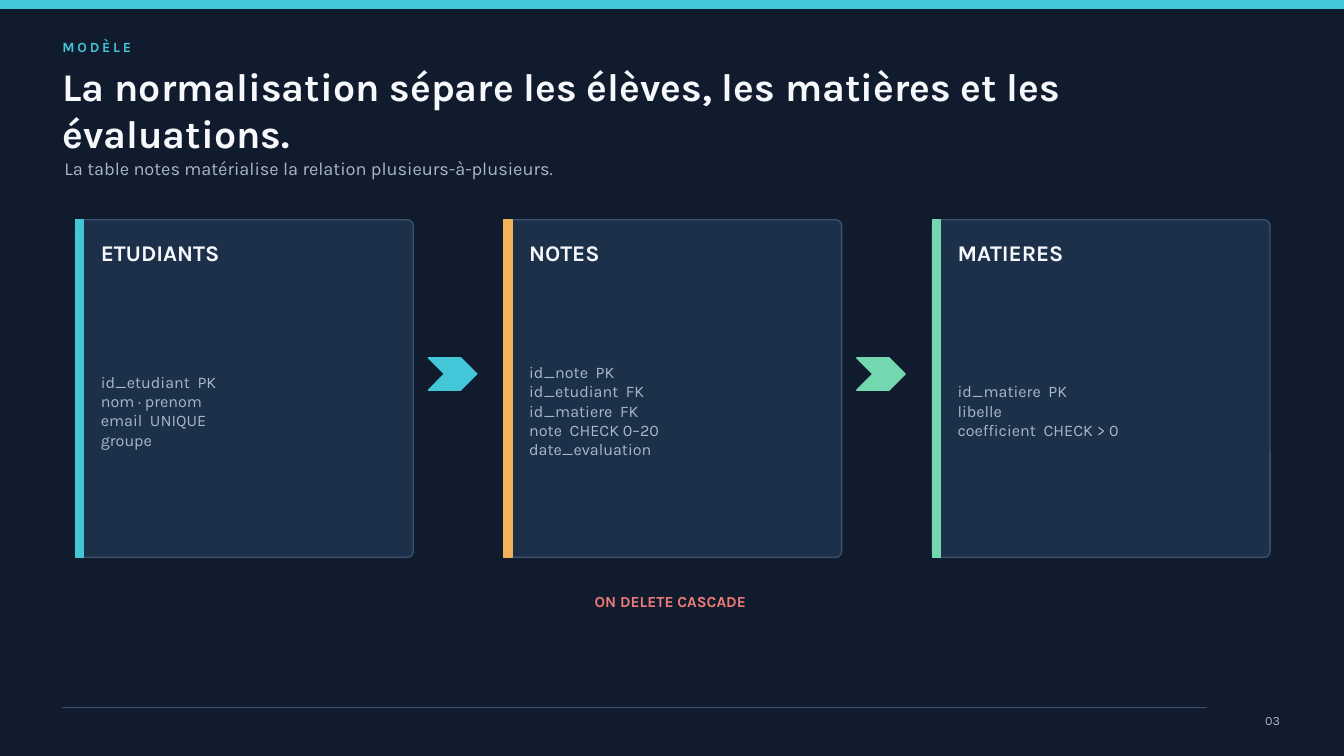
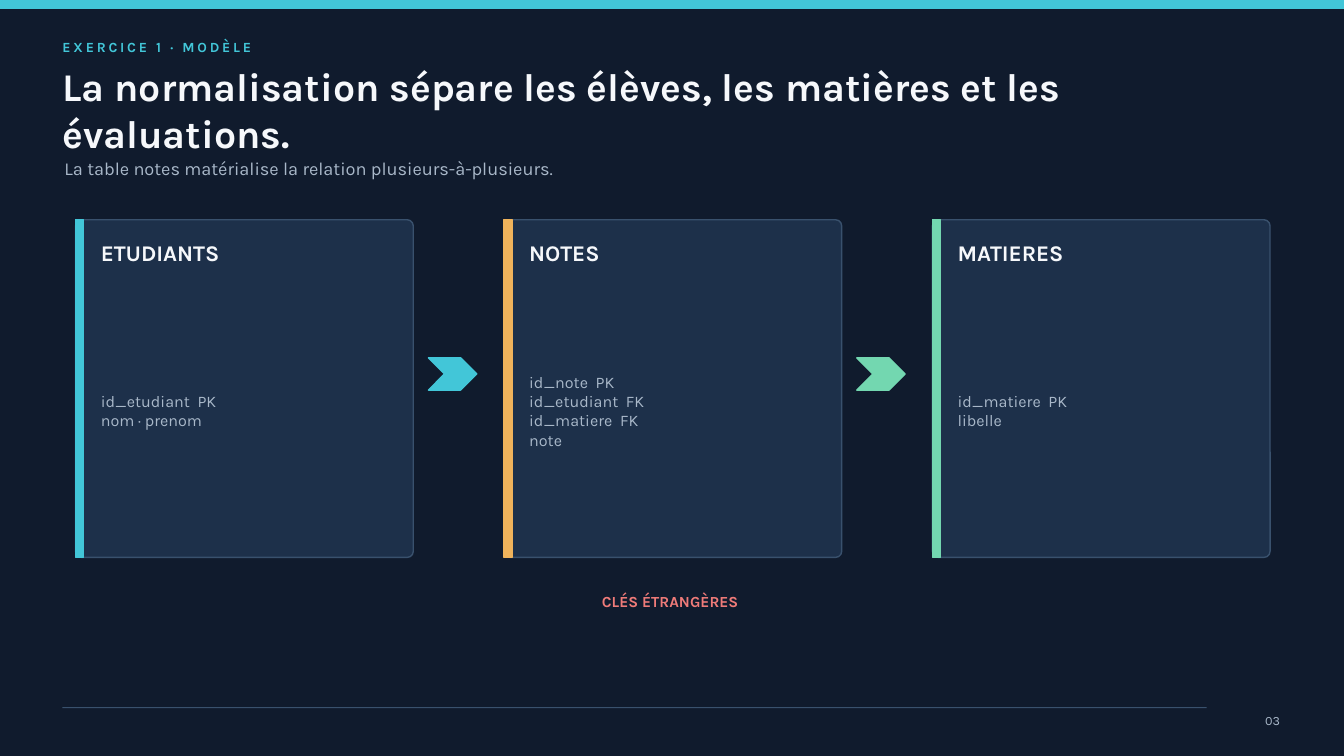
Before and after one commit to BornetFloryan/tp-postgresql, a slide deck: slide 3 of presentation/TP_PostgreSQL_Multilingue.pptx. Drawn at 1344x756 pixels with LibreOffice and Linux fonts; fonts in the diff are those of the drawing. Boxes give left, top, right and bottom in pixels: in the first picture for what was removed or moved away, otherwise in the second. Text is boxed around its words. In the diff, an @@ line names an element or a change of style, - is before the commit and + after.

```diff
--- a/presentation/TP_PostgreSQL_Multilingue.pptx
+++ b/presentation/TP_PostgreSQL_Multilingue.pptx
@@ text at [62, 39, 251, 52]: text changed @@
-MODÈLE
+EXERCICE 1 · MODÈLE
@@ text at [101, 415, 206, 450]: paragraphs removed @@
-email UNIQUE
-groupe
@@ text at [529, 436, 562, 446]: text changed @@
-note CHECK 0–20
-date_evaluation
+note
@@ text at [958, 425, 1119, 436]: paragraph removed @@
-coefficient CHECK > 0
@@ text at [602, 594, 738, 607]: text changed @@
-ON DELETE CASCADE
+CLÉS ÉTRANGÈRES
```
Also in this commit, not shown: 7 other slides changed, 12 other files.
